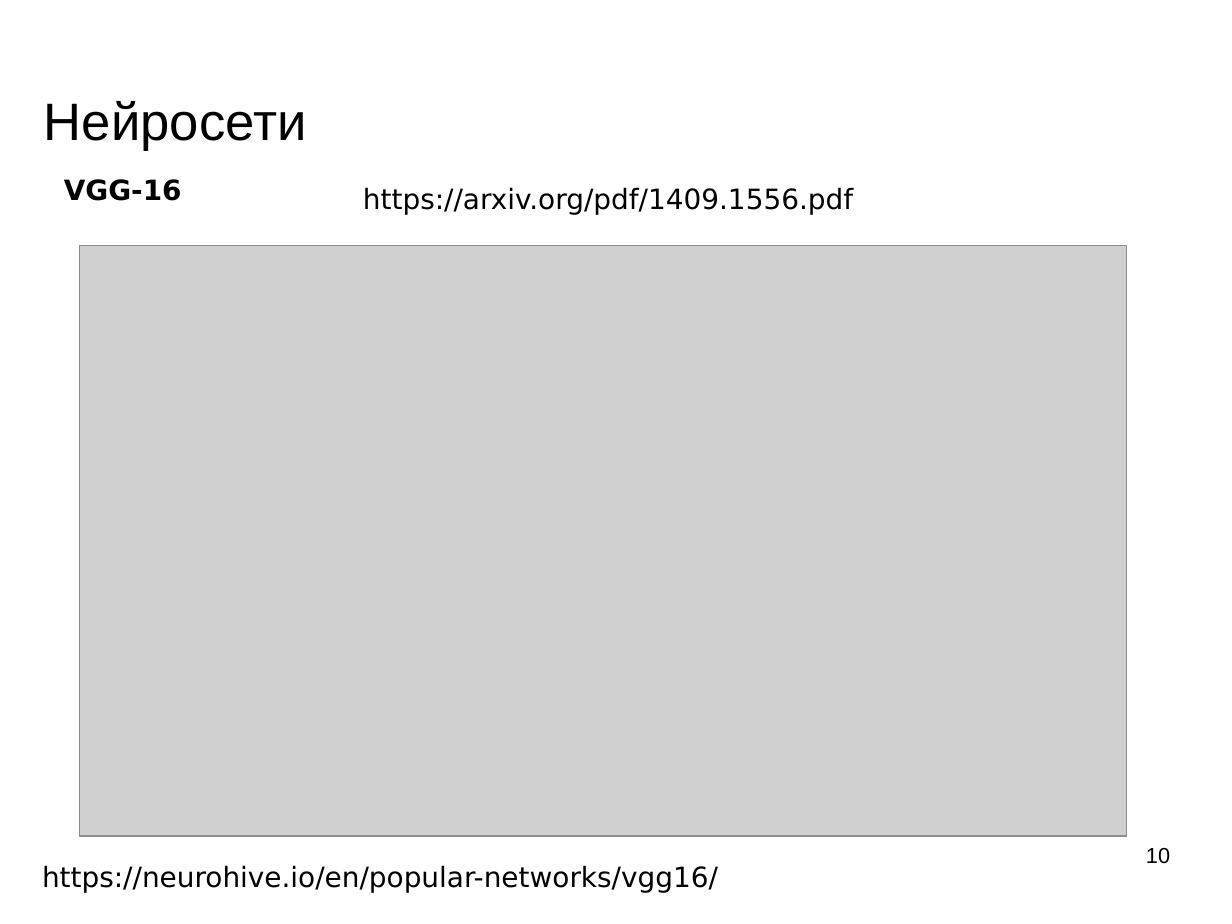
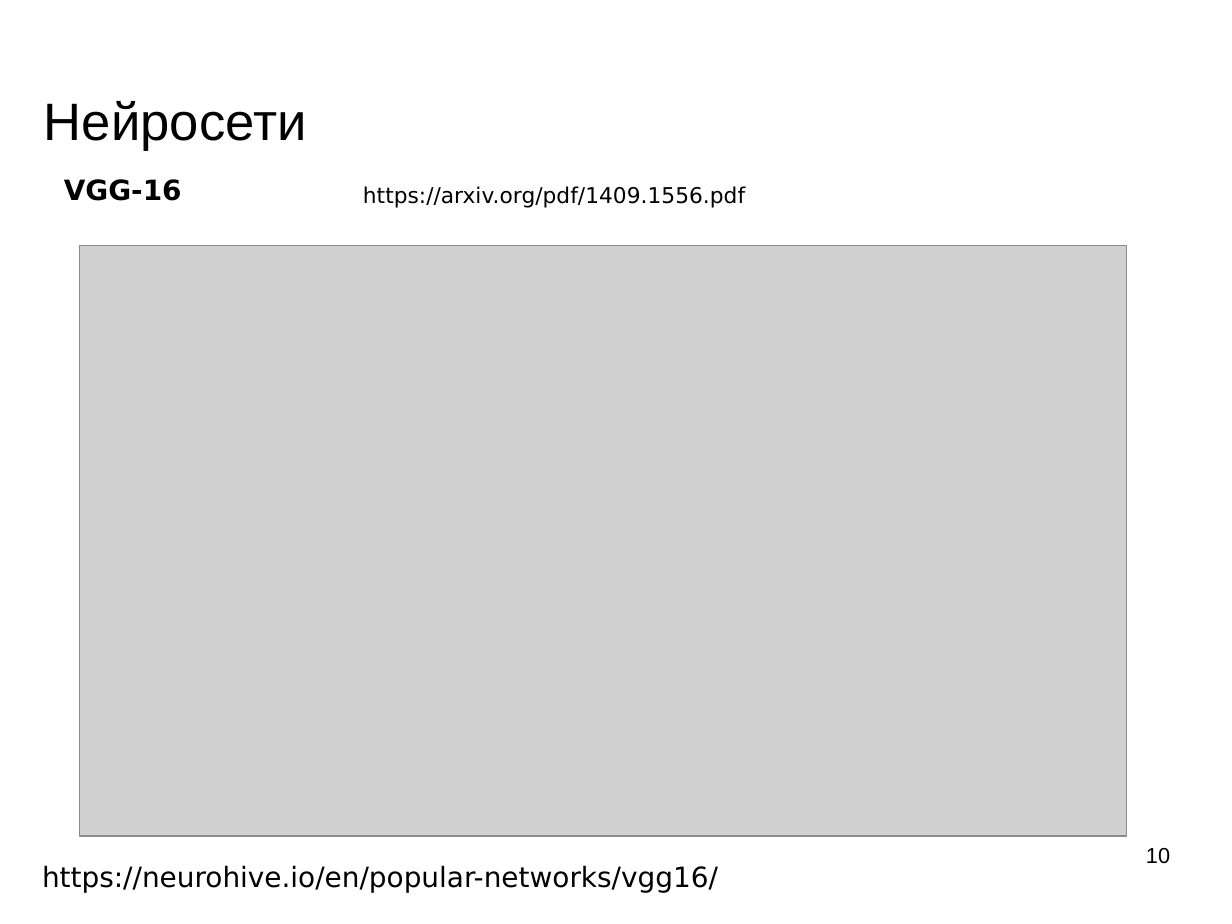
Before and after one commit to mechanoid5/ml_lectorium_legacy, a slide deck: slide 10 of 20-convnet.odp. Drawn at 1232x924 pixels with LibreOffice and Linux fonts; fonts in the diff are those of the drawing; grey boxes stand for pictures; background and template pictures are left out. Boxes give left, top, right and bottom in pixels: in the first picture for what was removed or moved away, otherwise in the second. Text is boxed around its words. In the diff, an @@ line names an element or a change of style, - is before the commit and + after.

```diff
--- a/20-convnet.odp
+++ b/20-convnet.odp
@@ text "https://arxiv.org/pdf/1409.1556.pdf" at (363,186,745,208): size 18 to 14 pt @@
```
Also in this commit, not shown: 6 slides added, 1 slide removed, 7 other files.
